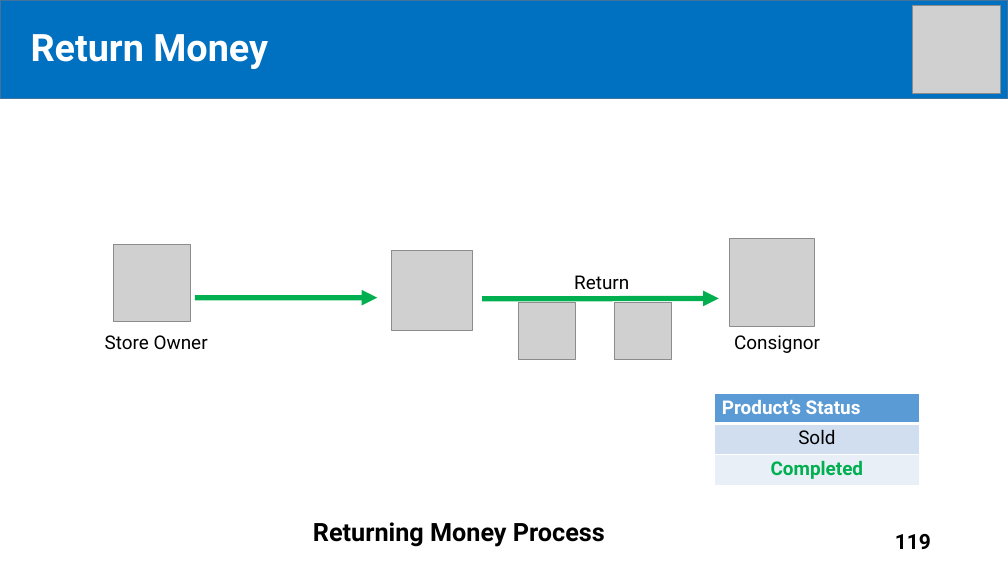
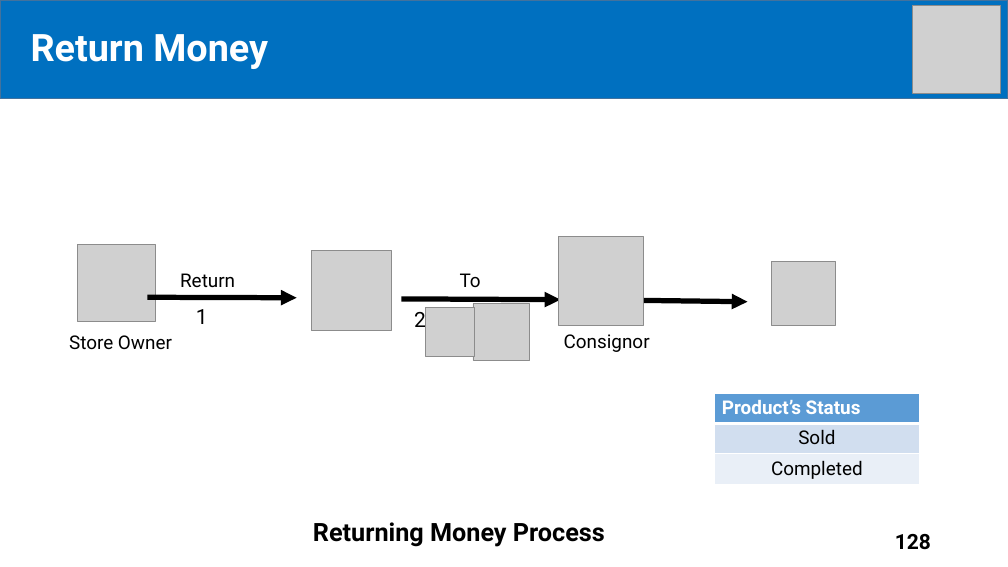
Before and after one commit to tiendan3108/CP, a slide deck: slide 128 of Source/Presentation/PreFinalPresentation.pptx (slide 119 before the commit). Drawn at 1008x567 pixels with LibreOffice and Linux fonts; fonts in the diff are those of the drawing; grey boxes stand for pictures. Boxes give left, top, right and bottom in pixels: in the first picture for what was removed or moved away, otherwise in the second. Text is boxed around its words. In the diff, an @@ line names an element or a change of style, - is before the commit and + after.

```diff
--- a/Source/Presentation/PreFinalPresentation.pptx
+++ b/Source/Presentation/PreFinalPresentation.pptx
@@ picture: place and size @@
-picture at (730, 238, 814, 327)
+picture at (559, 237, 644, 325)
@@ picture: place and size @@
-picture at (113, 244, 191, 321)
+picture at (78, 244, 155, 321)
@@ text "Return": place and size @@
-text "Return" at (574, 275, 629, 289)
+text "Return" at (180, 273, 235, 288)
@@ picture: place and size @@
-picture at (392, 250, 472, 330)
+picture at (312, 250, 392, 330)
@@ picture added at (772, 262, 836, 325) @@
@@ arrow moved from (195, 298) - (377, 298) to (147, 297) - (296, 298) @@
@@ arrow (147, 297) - (296, 298): stroke #00B050 5 pt to #000000 5 pt @@
@@ arrow added from (402, 299) to (560, 299), #000000 5 pt @@
@@ text added at (460, 273, 481, 287), 18 pt, text #000000 @@
+To
@@ arrow removed from (482, 299) to (719, 299) @@
@@ text "Store Owner": place and size @@
-text "Store Owner" at (105, 335, 208, 350)
+text "Store Owner" at (69, 335, 172, 350)
@@ text added at (196, 309, 208, 324), 20 pt, text #000000 @@
+1
@@ text added at (414, 308, 426, 334), 20 pt, text #000000 @@
+2
@@ picture added at (426, 308, 474, 356) @@
@@ picture: place and size @@
-picture at (615, 302, 671, 359)
+picture at (473, 304, 530, 361)
@@ picture removed at (519, 302, 575, 359) @@
@@ text "Consignor": place and size @@
-text "Consignor" at (734, 335, 820, 353)
+text "Consignor" at (564, 334, 650, 352)
@@ arrow added from (644, 300) to (748, 302), #000000 5 pt @@
@@ table at (715, 393, 920, 485) @@
@@ text colour #00B050 to #000000, bold off in "Completed" @@
@@ page number at (895, 534, 931, 550): text changed @@
-119
+128
```
Also in this commit, not shown: 48 other slides changed, 13 slides added.
